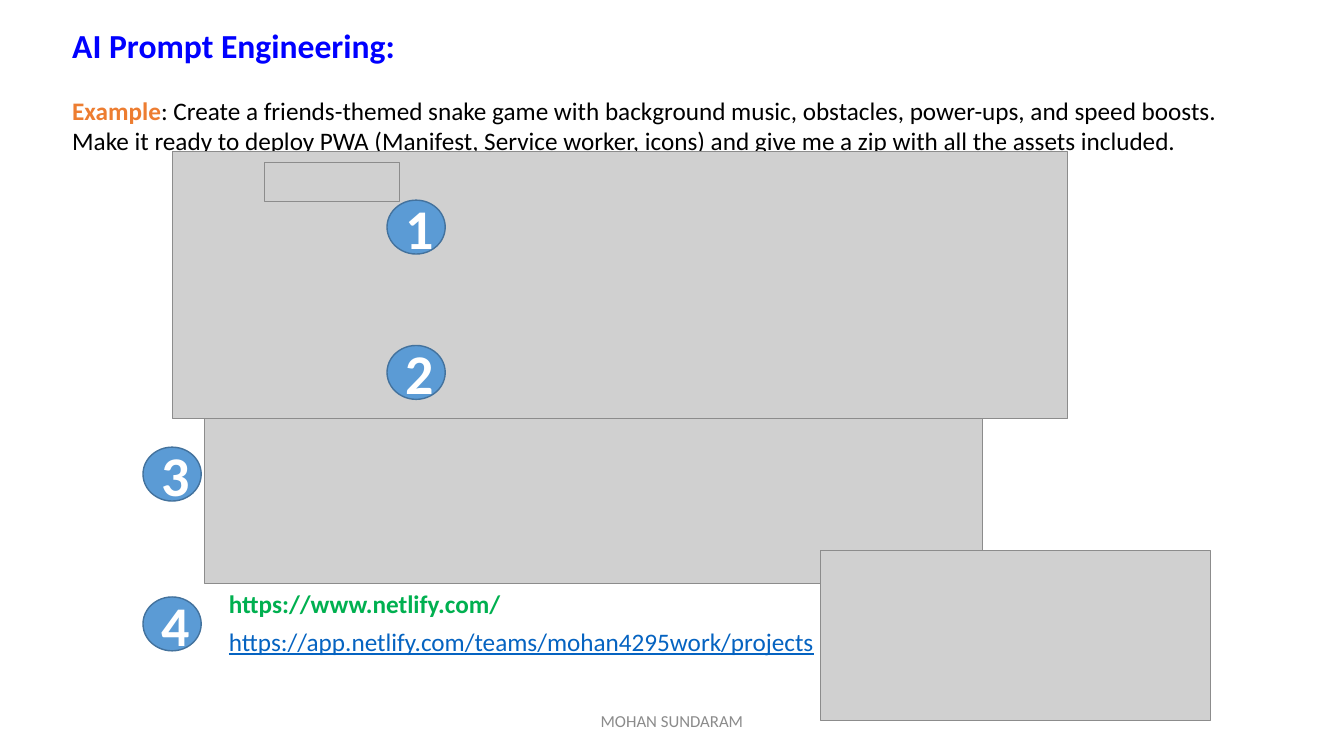
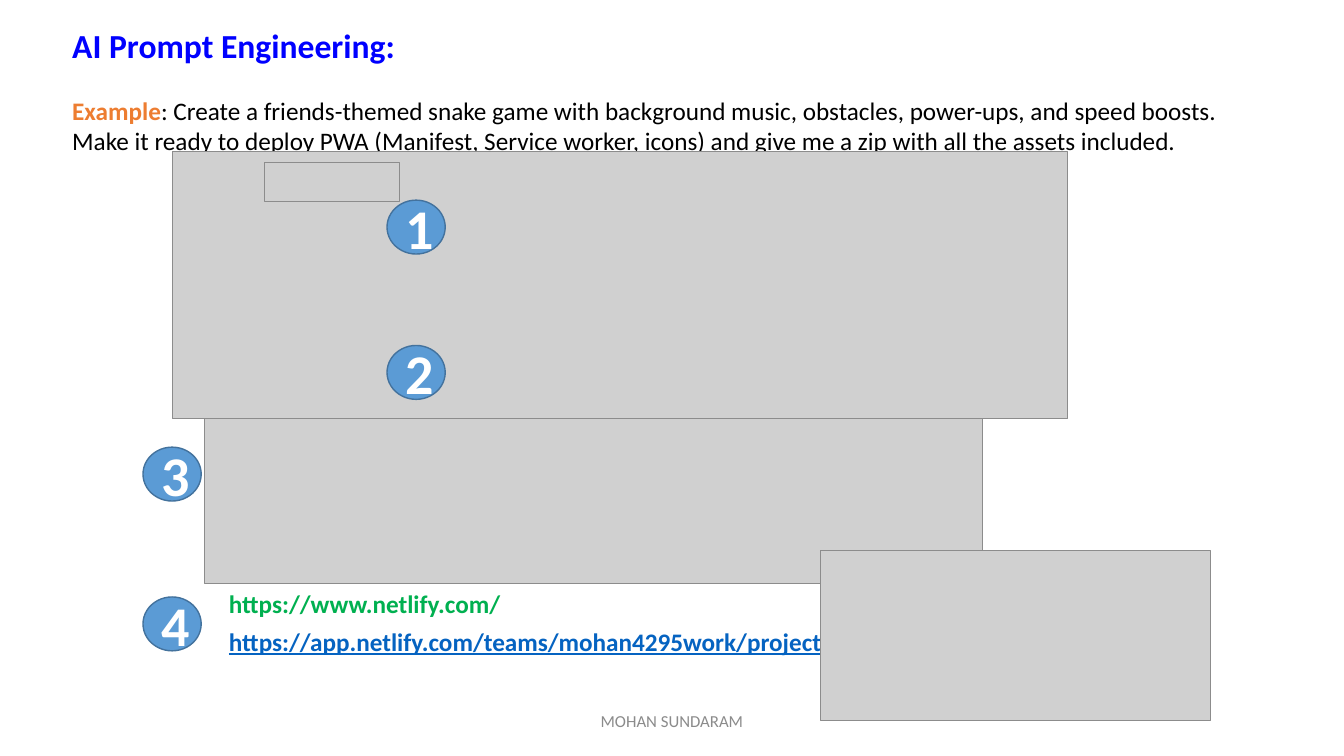
Before and after one commit to mohan4295work/Doc, a slide deck: slide 11 of Artificial Intelligence.pptx. Drawn at 1344x756 pixels with LibreOffice and Linux fonts; fonts in the diff are those of the drawing; grey boxes stand for pictures. Boxes give left, top, right and bottom in pixels: in the first picture for what was removed or moved away, otherwise in the second. Text is boxed around its words. In the diff, an @@ line names an element or a change of style, - is before the commit and + after.

```diff
--- a/Artificial Intelligence.pptx
+++ b/Artificial Intelligence.pptx
@@ text "https://app.netlify.com/teams/mohan4295work/projects" at (x1=229, y1=630, x2=831, y2=657): bold on @@
```
Also in this commit, not shown: 10 other slides changed, 3 slides added.
